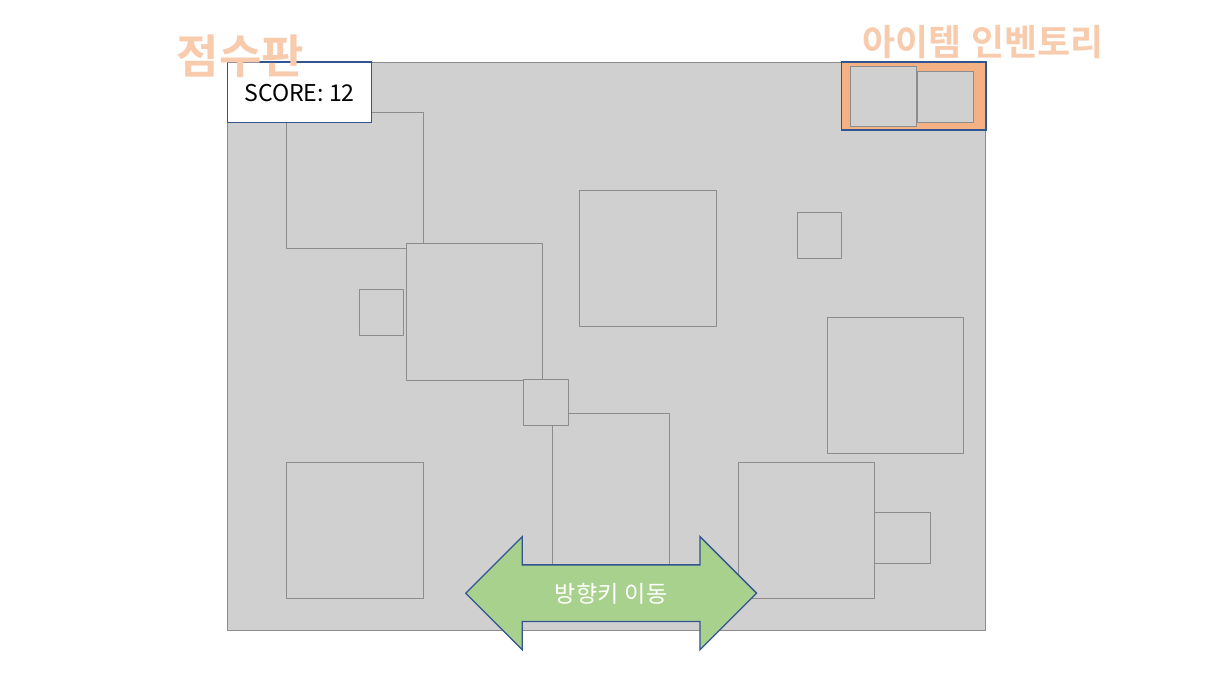
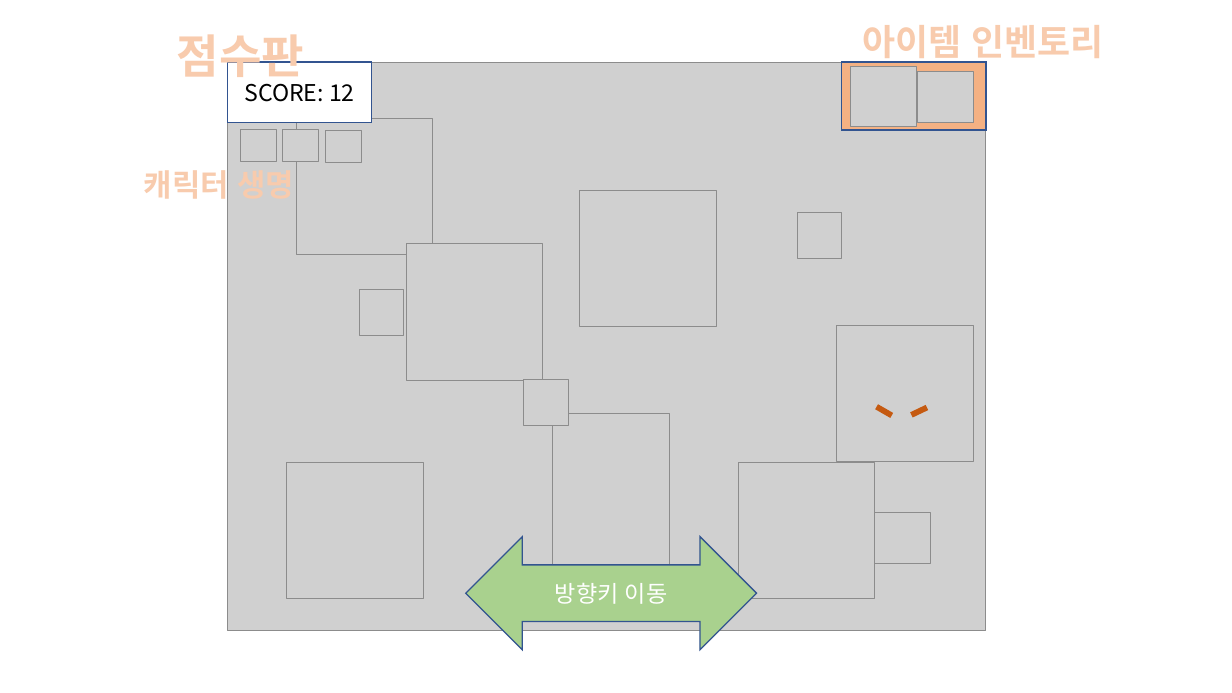
Before and after one commit to hannahBak/2021184014_2DGP_DRILL, a slide deck: slide 6 of 1차 프로젝트 발표/프레젠테이션1.pptx (slide 5 before the commit). Drawn at 1232x693 pixels with LibreOffice and Linux fonts; fonts in the diff are those of the drawing; grey boxes stand for pictures. Boxes give left, top, right and bottom in pixels: in the first picture for what was removed or moved away, otherwise in the second. Text is boxed around its words. In the diff, an @@ line names an element or a change of style, - is before the commit and + after.

```diff
--- a/1차 프로젝트 발표/프레젠테이션1.pptx
+++ b/1차 프로젝트 발표/프레젠테이션1.pptx
@@ picture: place and size @@
-picture at <box>287,113,423,250</box>
+picture at <box>297,118,433,255</box>
@@ picture added at <box>240,130,276,163</box> @@
@@ picture added at <box>283,129,319,162</box> @@
@@ picture added at <box>325,131,361,164</box> @@
@@ text added at <box>144,161,294,206</box>, 24 pt, text #F8CBAD, bold @@
+캐릭터 생명
@@ picture: place and size @@
-picture at <box>827,317,964,454</box>
+picture at <box>837,325,974,462</box>
@@ line added from (877, 407) to (892, 416), #C55A11 4.5 pt @@
@@ line added from (927, 408) to (911, 415), #C55A11 4.5 pt @@
```
Also in this commit, not shown: 4 other slides changed, 2 slides added, 1 slide removed.
